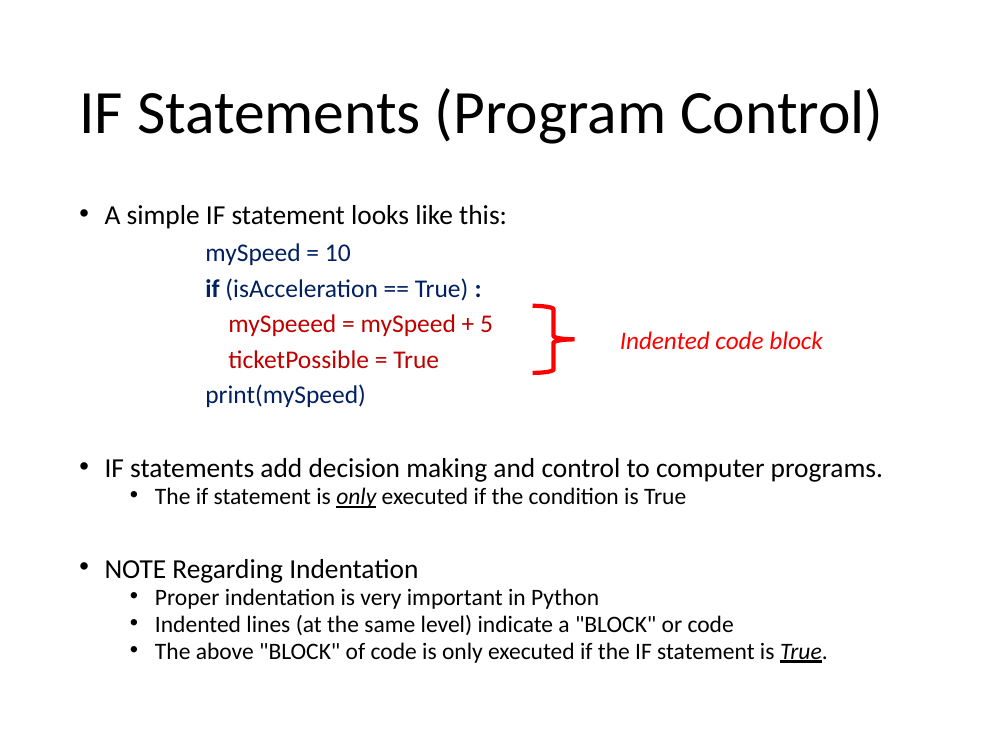
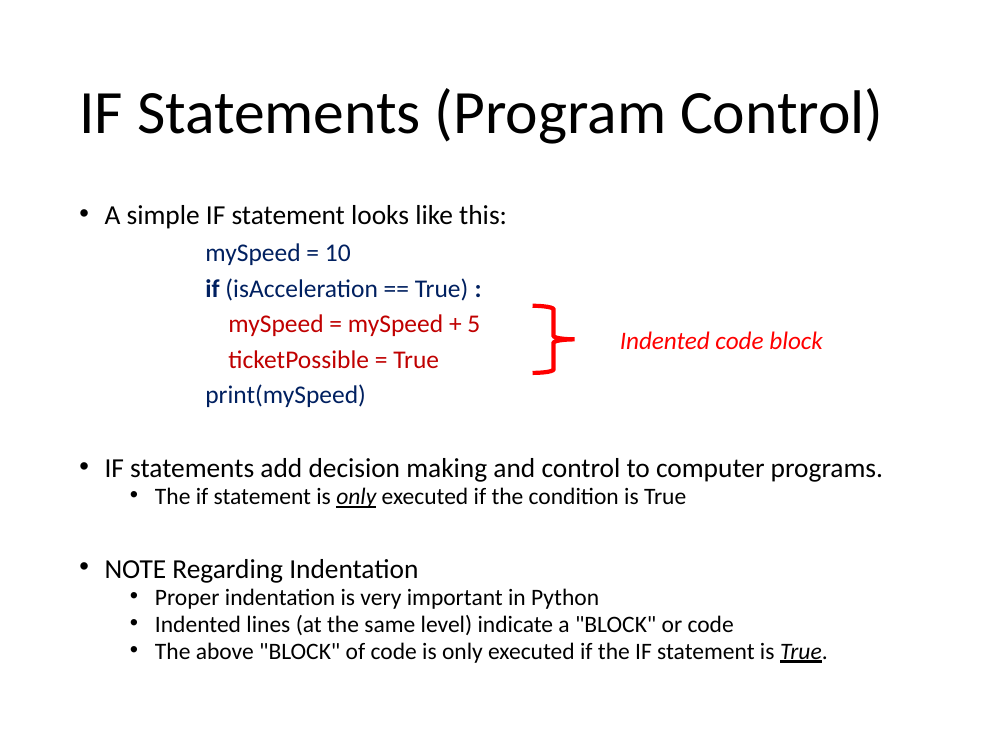
Before and after one commit to Greg5519/Old2O, a slide deck: slide 12 of Topic B Programming Skills/Basic Programming Review.pptx. Drawn at 1008x756 pixels with LibreOffice and Linux fonts; fonts in the diff are those of the drawing. Boxes give left, top, right and bottom in pixels: in the first picture for what was removed or moved away, otherwise in the second. Text is boxed around its words. In the diff, an @@ line names an element or a change of style, - is before the commit and + after.

```diff
--- a/Topic B Programming Skills/Basic Programming Review.pptx
+++ b/Topic B Programming Skills/Basic Programming Review.pptx
@@ text at [228,314,480,336]: text changed @@
-mySpeeed = mySpeed + 5
+mySpeed = mySpeed + 5
```
Also in this commit, not shown: 1 other slide changed, 5 other files.
